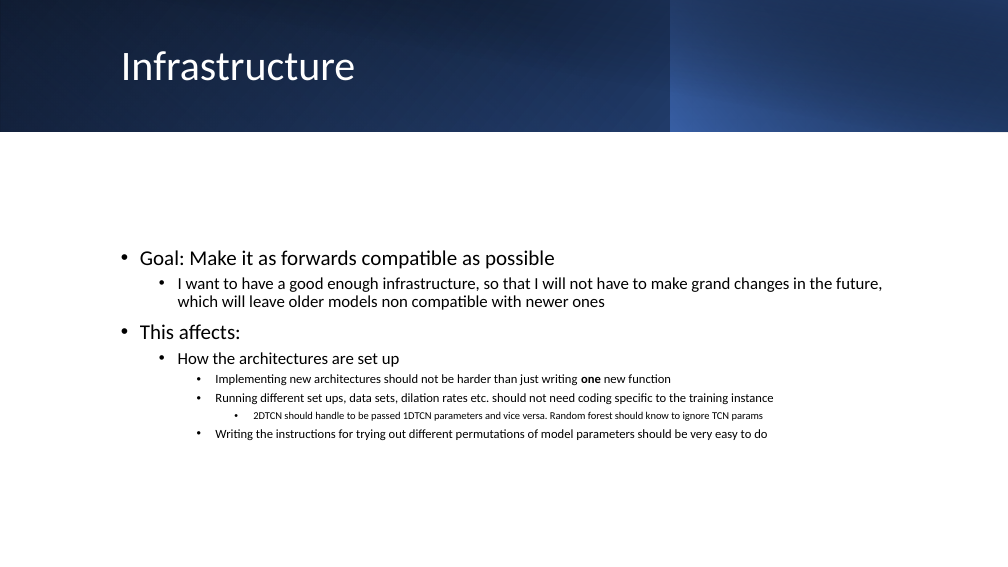
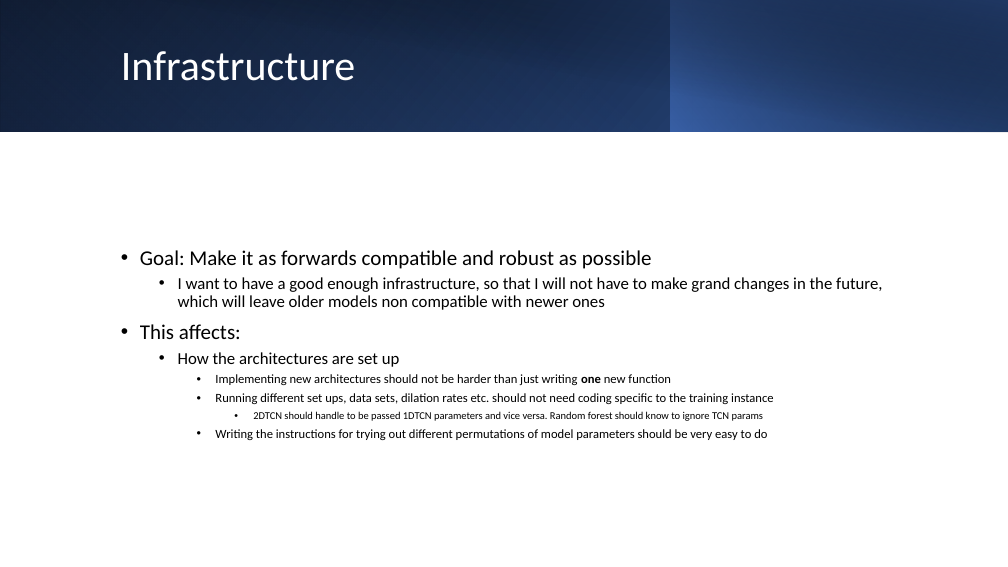
Before and after one commit to sjurmsc/MSC2023, a slide deck: slide 4 of Meeting Presentations/15.09.2022_ML Meeting.pptx. Drawn at 1008x567 pixels with LibreOffice and Linux fonts; fonts in the diff are those of the drawing. Boxes give left, top, right and bottom in pixels: in the first picture for what was removed or moved away, otherwise in the second. Text is boxed around its words. In the diff, an @@ line names an element or a change of style, - is before the commit and + after.

```diff
--- a/Meeting Presentations/15.09.2022_ML Meeting.pptx
+++ b/Meeting Presentations/15.09.2022_ML Meeting.pptx
@@ text at (140, 250, 652, 269): text changed @@
-• Goal: Make it as forwards compatible as possible
+• Goal: Make it as forwards compatible and robust as possible
```
Also in this commit, not shown: 1 other slide changed, 1 slide added, 5 other files.
